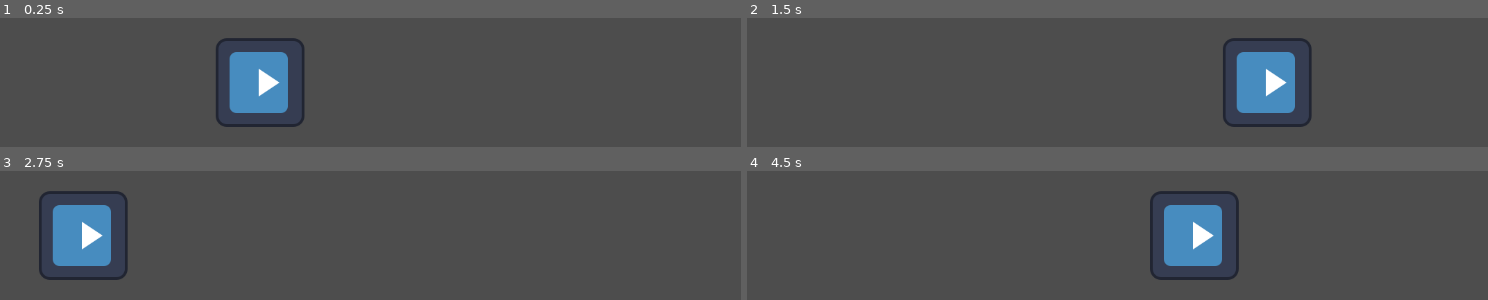
Above: before the commit, frames 1-4 (two rows, left to right).
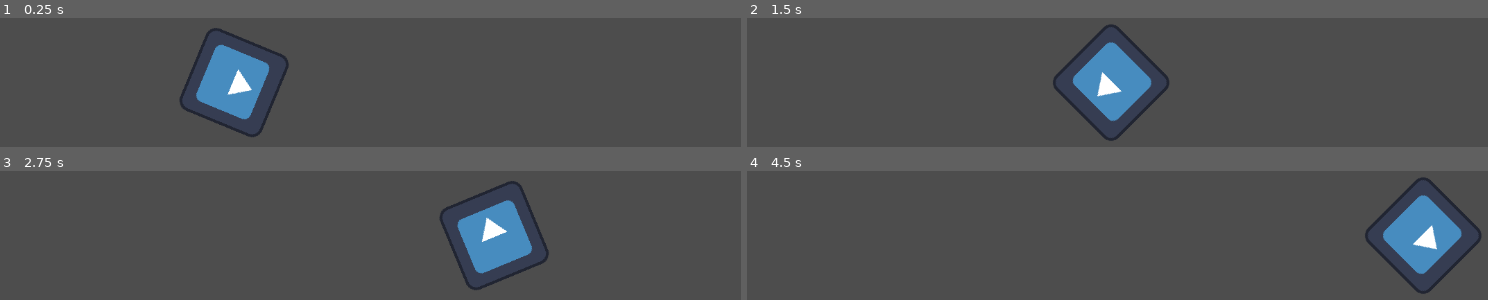
Above: after the commit, the same moments.

Repository: Fireball9670/Jump-and-Run
Game: Godot game, scene res://scenes/levels/level.tscn
Same seed, same stepped clock (60 frames per second), same inputs: the game is played once before the commit and once after it. The engine's default icon, where the game draws it, is replaced by a stand-in: a white triangle on a blue panel in a dark square.
Inputs:
- Up to frame 1 (0.25 s): no input
- Up to frame 2 (1.5 s): no input
- Up to frame 3 (2.75 s): no input
- Up to frame 4 (4.5 s): no input

The runs differ from the first frame. In frame 1, 5.5% of the frame differs, in the area x 24-42%, y 7-93%; in frame 2, 9.8%, in the area x 41-77%, y 4-96%; in frame 3, 9.6%; in frame 4, 9.6%.

Commit message:
implement delta time

Diff:
--- a/scenes/Logo.gd
+++ b/scenes/Logo.gd
@@ -2,7 +2,7 @@
 
 var test_scale: int = 1
 var pos: Vector2 = Vector2.ZERO
-const speed: int = 5
+const speed: int = 150
 
 # Called when the node enters the scene tree for the first time.
 func _ready():
@@ -15,7 +15,7 @@
 
 # Called every frame. 'delta' is the elapsed time since the previous frame.
 func _process(delta):
-	pos.x += speed
+	pos.x += speed * delta
 	position = pos
 	#test_scale += 1
 	#scale = Vector2(test_scale, test_scale)
--- a/scenes/levels/level.gd
+++ b/scenes/levels/level.gd
@@ -10,6 +10,7 @@
 		print(i)
 
 func _process(delta):
+	$Logo.rotation_degrees += 90 * delta
 
 	if($Logo.position.x > 1000):
 		$Logo.pos.x = 0
Not shown, changed: Fireball.pxo
